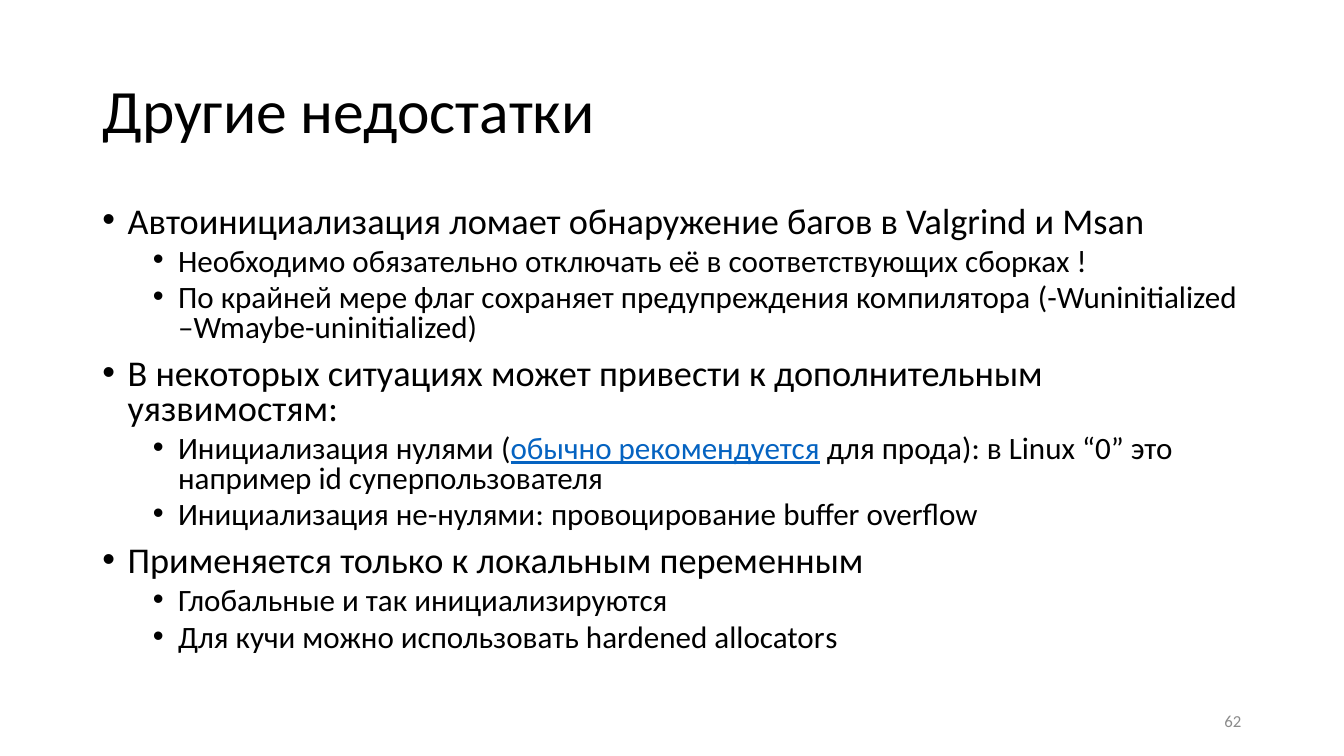
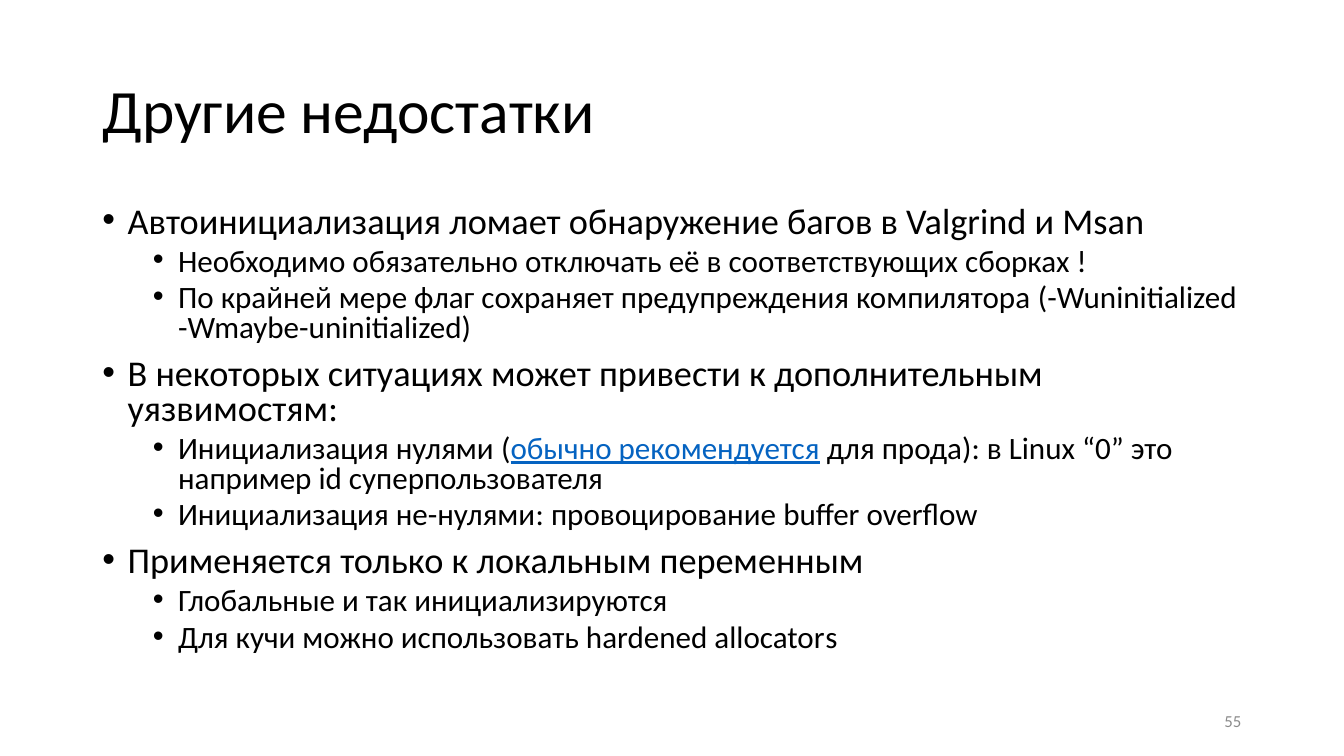
Before and after one commit to yugr/slides, a slide deck: slide 55 of CppZeroCost/2025/RU.pptx (slide 62 before the commit). Drawn at 1344x756 pixels with LibreOffice and Linux fonts; fonts in the diff are those of the drawing. Boxes give left, top, right and bottom in pixels: in the first picture for what was removed or moved away, otherwise in the second. Text is boxed around its words. In the diff, an @@ line names an element or a change of style, - is before the commit and + after.

```diff
--- a/CppZeroCost/2025/RU.pptx
+++ b/CppZeroCost/2025/RU.pptx
@@ text at [178,285,1237,343]: text changed @@
-  • По крайней мере флаг сохраняет предупреждения компилятора (-Wuninitialized –Wmaybe-uninitialized)
+  • По крайней мере флаг сохраняет предупреждения компилятора (-Wuninitialized -Wmaybe-uninitialized)
@@ page number at [1224,716,1241,727]: text changed @@
-62
+55
```
Also in this commit, not shown: 17 other slides changed, 3 slides added, 1 slide removed, 3 other files.
